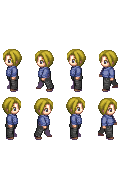
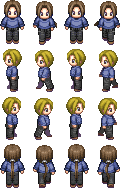
Layered file, before and after one edit (120 x 188). Changes by layer:
added layer "Layer 4" above "Layer 4 copy" over [0, 0, 120, 188]
